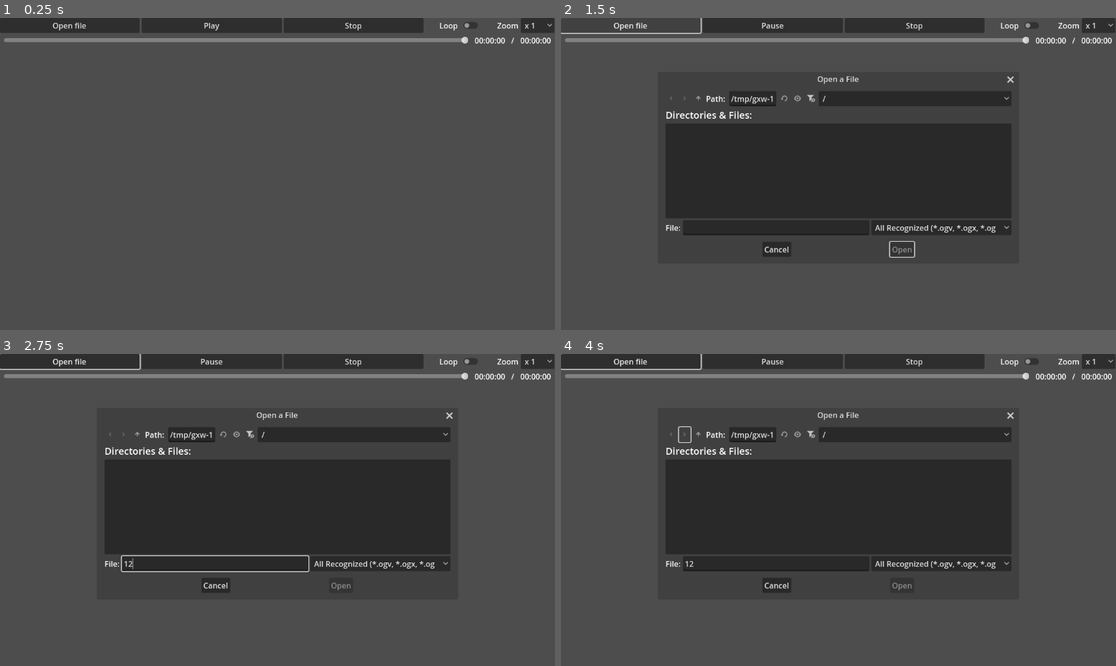
Above: before the commit, frames 1-4 (two rows, left to right).
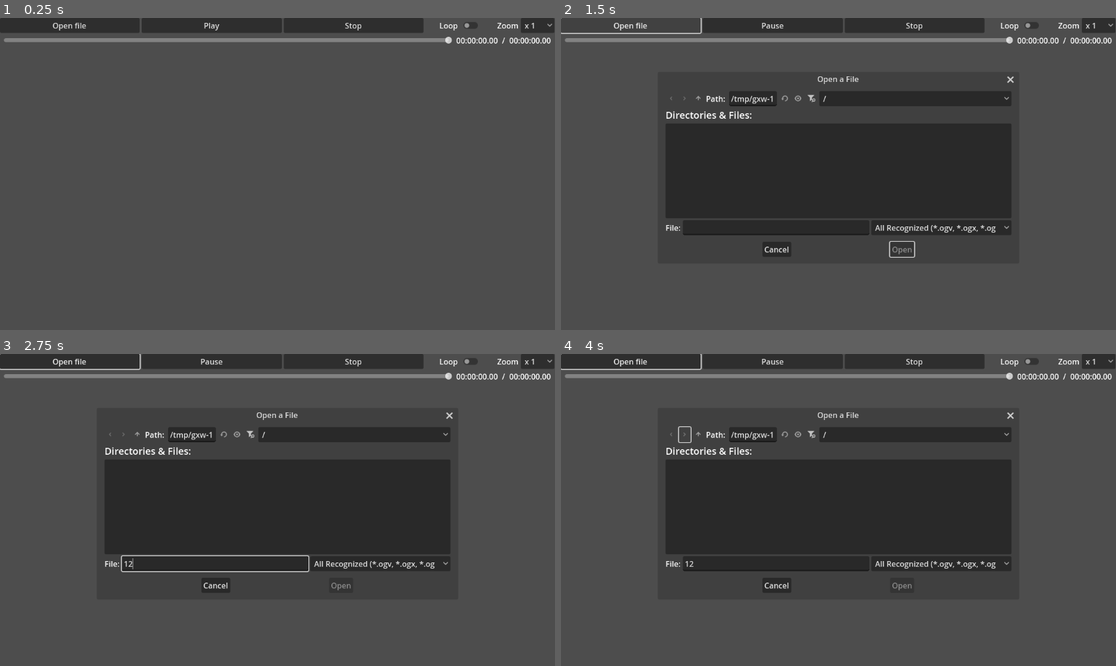
Above: after the commit, the same moments.

Repository: berarma/godot-videoplayer
Game: Godot game, scene res://video_player.tscn
Same seed, same stepped clock (60 frames per second), same inputs: the game is played once before the commit and once after it.
Inputs (mouse positions are in pixels of both pictures, inside the frame that each line leads up to):
- Up to frame 1 (0.25 s): no input
- Up to frame 2 (1.5 s): click "Play" at 0.5 s; click "Open file" at 1.25 s
- Up to frame 3 (2.75 s): click (216, 563) at 2.02 s; type "12" at 2.1 s
- Up to frame 4 (4 s): click (683, 435) at 2.75 s; click (683, 435) at 3.5 s

The runs differ from the first frame. In frame 1, 0.2% of the frame differs, in the area x 80-100%, y 6-9%; in frame 2, 0.3%, in the area x 38-100%, y 6-28%; in frame 3, 0.3%; in frame 4, 0.3%.

Commit message:
Use hundredths of a second for the time counters and slider

Diff:
--- a/slider_box.gd
+++ b/slider_box.gd
@@ -11,21 +11,21 @@
 	slider.drag_ended.connect(on_drag_ended)
 
 
-func format_time(time: int) -> String:
-	var seconds = time % 60
+func format_time(time: float) -> String:
+	var seconds = roundi(time) % 60
 	@warning_ignore("integer_division")
-	var minutes = (time / 60) % 60
+	var minutes = roundi(time / 60) % 60
 	@warning_ignore("integer_division")
-	var hours = time / 36004
-	return "%02d:%02d:%02d" % [hours, minutes, seconds]
+	var hours = roundi(time / 3600)
+	return "%02d:%02d:%02d.%02d" % [hours, minutes, seconds, roundi(time * 100) % 100]
 
 
 func slider_update(p_value: float, p_duration: float):
 	slider.value = p_value
 	slider.max_value = p_duration
-	var time_pos = roundi(p_value)
+	var time_pos = p_value
 	time_pos_label.text = format_time(time_pos)
-	var duration = roundi(p_duration)
+	var duration = p_duration
 	duration_label.text = format_time(duration)
 
 
--- a/video_player.tscn
+++ b/video_player.tscn
@@ -81,13 +81,14 @@
 
 [node name="SliderBox" type="HBoxContainer" parent="VBoxContainer/MarginContainer"]
 layout_mode = 2
-theme_override_constants/separation = 12
+theme_override_constants/separation = 8
 script = ExtResource("6_gou5i")
 
 [node name="HSlider" type="HSlider" parent="VBoxContainer/MarginContainer/SliderBox"]
 layout_mode = 2
 size_flags_horizontal = 3
 size_flags_vertical = 4
+step = 0.01
 
 [node name="TimePos" type="Label" parent="VBoxContainer/MarginContainer/SliderBox"]
 layout_mode = 2
